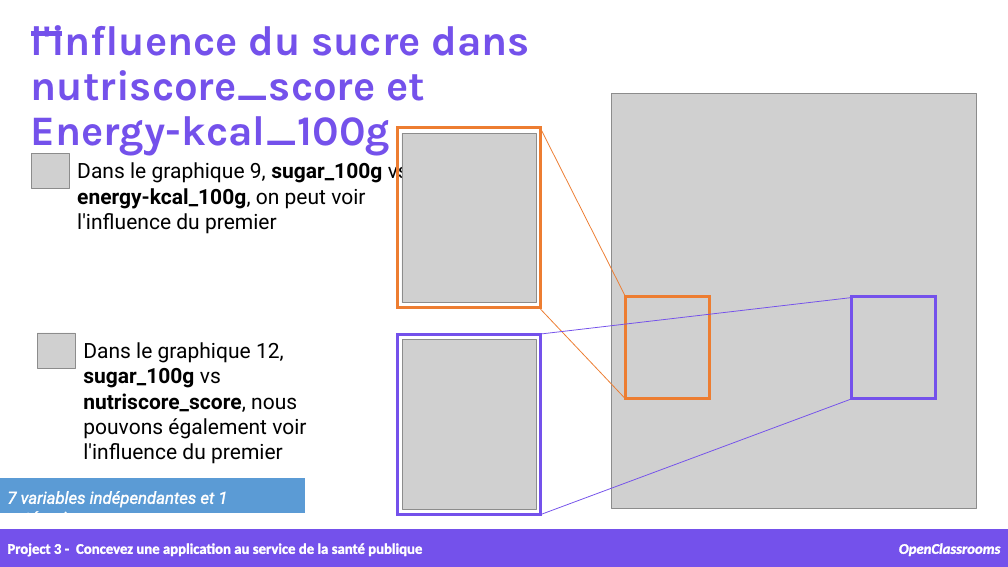
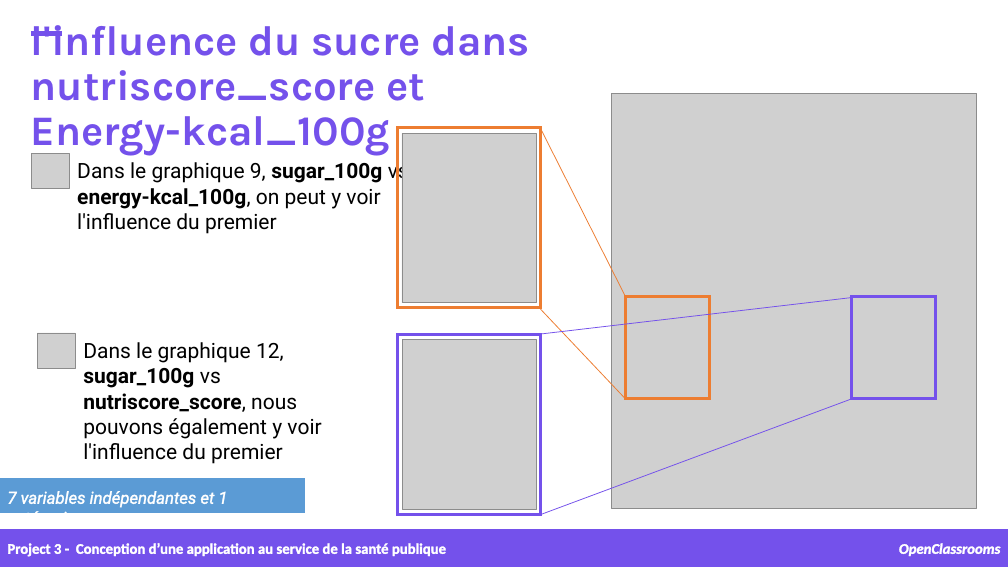
Before and after one commit to samirhinojosa/OC-P3-design-application-public-health, a slide deck: slide 30 of supports/P3_02_presentation v1.pptx (slide 29 before the commit). Drawn at 1008x567 pixels with LibreOffice and Linux fonts; fonts in the diff are those of the drawing; grey boxes stand for pictures; background and template pictures are left out. Boxes give left, top, right and bottom in pixels: in the first picture for what was removed or moved away, otherwise in the second. Text is boxed around its words. In the diff, an @@ line names an element or a change of style, - is before the commit and + after.

```diff
--- a/supports/P3_02_presentation v1.pptx
+++ b/supports/P3_02_presentation v1.pptx
@@ text at [77,159,409,234]: text changed @@
-Dans le graphique 9, sugar_100g vs energy-kcal_100g, on peut voir l'influence du premier
+Dans le graphique 9, sugar_100g vs energy-kcal_100g, on peut y voir l'influence du premier
@@ text at [83,342,321,464]: text changed @@
-Dans le graphique 12, sugar_100g vs nutriscore_score, nous pouvons également voir l'influence du premier
+Dans le graphique 12, sugar_100g vs nutriscore_score, nous pouvons également y voir l'influence du premier
@@ text at [7,543,446,557]: text changed @@
-Project 3 - Concevez une application au service de la santé publique
+Project 3 - Conception d’une application au service de la santé publique
```
Also in this commit, not shown: 33 other slides changed, 1 slide added, 22 other files.
